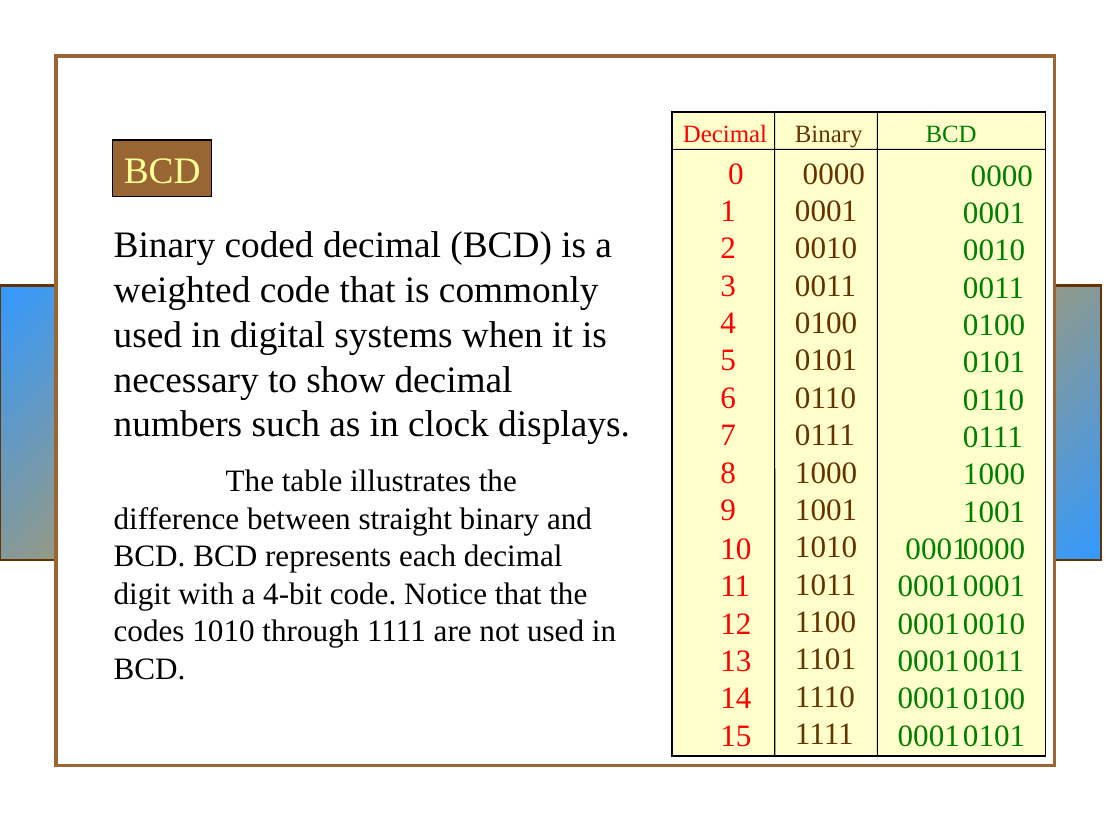
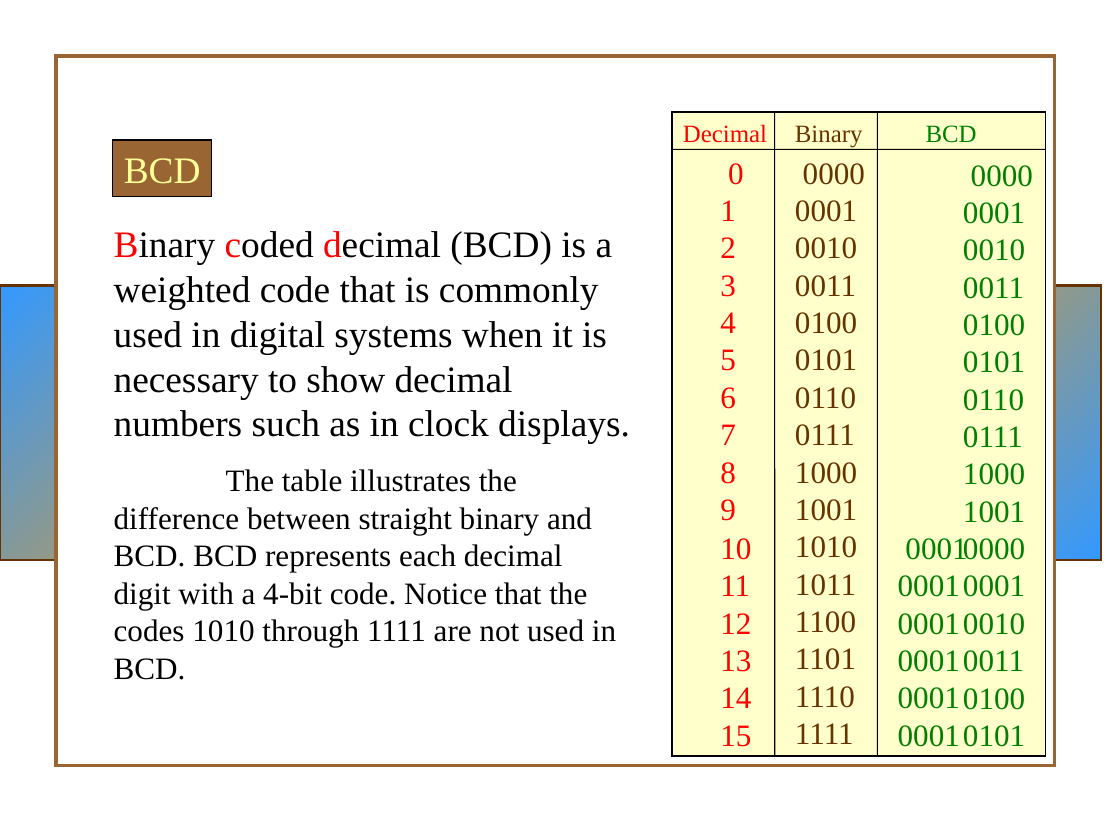
Before and after one commit to huangqy89/dc-2025, a slide deck: slide 44 of static_files/lectures/ch02.ppt (slide 42 before the commit). Drawn at 1120x840 pixels with LibreOffice and Linux fonts; fonts in the diff are those of the drawing; background and template pictures are left out. Boxes give left, top, right and bottom in pixels: in the first picture for what was removed or moved away, otherwise in the second. Text is boxed around its words. In the diff, an @@ line names an element or a change of style, - is before the commit and + after.

```diff
--- a/static_files/lectures/ch02.ppt
+++ b/static_files/lectures/ch02.ppt
@@ text "Binary coded decimal (BCD) is ..." at (114,231,630,444): text colour #000000 to #FF0000 in "Binary coded decimal" @@
```
Also in this commit, not shown: 22 other slides changed, 15 slides added, 1 slide removed, 4 other files.
